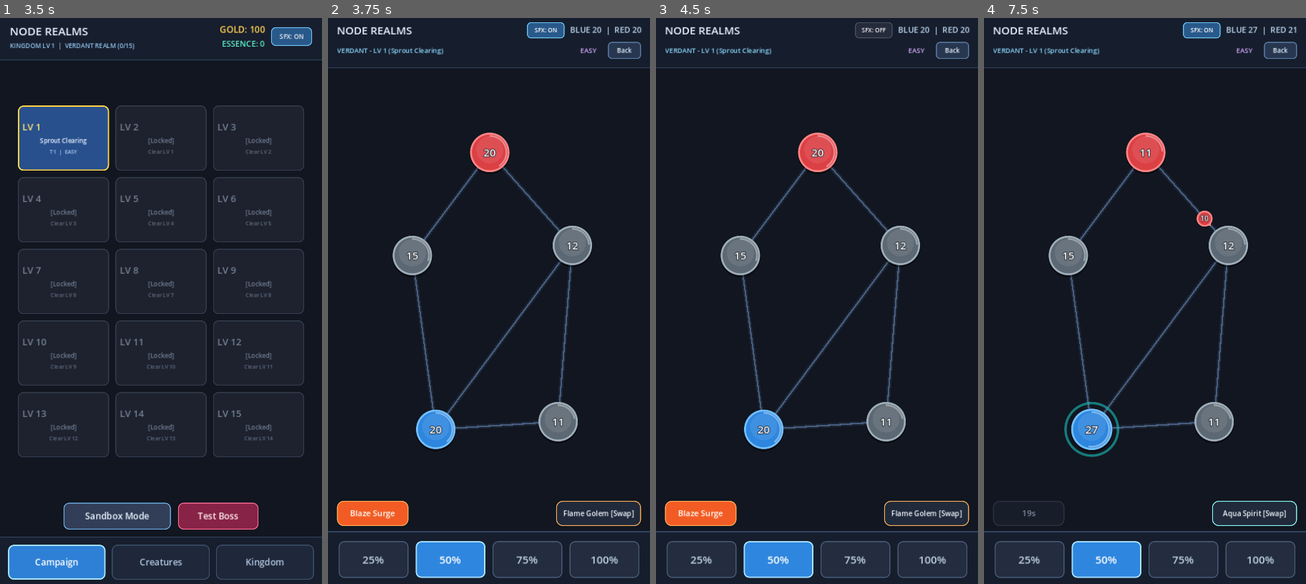
Above: before the commit, frames 1-4 (left to right).
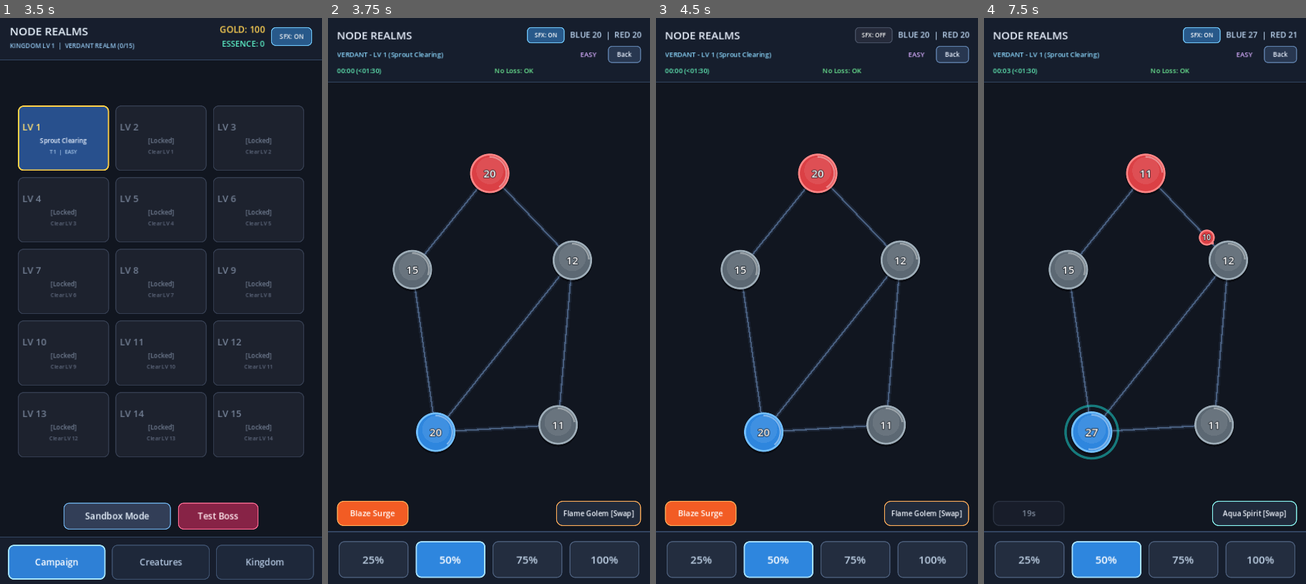
Above: after the commit, the same moments.

Repository: bohoa96tb/NodeRealms
Game: Godot game, scene res://scenes/MainHubScene.tscn
The game is run twice, just before and just after one commit, with the same random seed, the same clock (stepped at 60 frames per second) and the same inputs.
Inputs (mouse positions are in pixels of both pictures, inside the frame that each line leads up to):
- Up to frame 1 (3.5 s): click "Campaign" at 0.5 s; click "Campaign" at 1.25 s; click "SFX: ON" at 2 s; click "SFX: OFF" at 2.75 s
- Up to frame 2 (3.75 s): click (392, 136) at 3.5 s
- Up to frame 3 (4.5 s): click "SFX: ON" at 4.25 s
- Up to frame 4 (7.5 s): click "SFX: OFF" at 5 s; click "Blaze Surge" at 5.75 s; click "Flame Golem [Swap]" at 6.5 s; click "Tidal Mend" at 7.25 s

Frame 1 is identical in both runs. In frame 2, 6.0% of the frame differs, in the area x 0-100%, y 0-77%; in frame 3, 5.9%; in frame 4, 6.5%, in the area x 0-100%, y 0-79%.

Commit message:
Implement P3 Part 2 Task 1: In-Battle Readability HUD and Safe Top Padding

Diff:
--- a/scenes/BattleScene.tscn
+++ b/scenes/BattleScene.tscn
@@ -130,7 +130,7 @@
 layout_mode = 1
 anchors_preset = 10
 anchor_right = 1.0
-offset_bottom = 122.0
+offset_bottom = 154.0
 grow_horizontal = 2
 mouse_filter = 2
 theme_override_styles/panel = SubResource("StyleBoxFlat_topbar")
@@ -139,14 +139,14 @@
 layout_mode = 2
 mouse_filter = 2
 theme_override_constants/margin_left = 20
-theme_override_constants/margin_top = 10
+theme_override_constants/margin_top = 24
 theme_override_constants/margin_right = 20
-theme_override_constants/margin_bottom = 10
+theme_override_constants/margin_bottom = 8
 
 [node name="TopVBox" type="VBoxContainer" parent="HUD/HUDRoot/TopBar/TopMargin"]
 layout_mode = 2
 mouse_filter = 2
-theme_override_constants/separation = 8
+theme_override_constants/separation = 6
 alignment = 1
 
 [node name="TopHeaderRow" type="HBoxContainer" parent="HUD/HUDRoot/TopBar/TopMargin/TopVBox"]
@@ -223,13 +223,56 @@
 theme_override_font_sizes/font_size = 14
 text = "Back"
 
+[node name="StatusInfoRow" type="HBoxContainer" parent="HUD/HUDRoot/TopBar/TopMargin/TopVBox"]
+layout_mode = 2
+mouse_filter = 2
+theme_override_constants/separation = 12
+
+[node name="TimerLabel" type="Label" parent="HUD/HUDRoot/TopBar/TopMargin/TopVBox/StatusInfoRow"]
+layout_mode = 2
+theme_override_colors/font_color = Color(0.38, 0.94, 0.72, 1)
+theme_override_font_sizes/font_size = 15
+text = "00:00 (<01:30)"
+vertical_alignment = 1
+
+[node name="NoLossLabel" type="Label" parent="HUD/HUDRoot/TopBar/TopMargin/TopVBox/StatusInfoRow"]
+layout_mode = 2
+size_flags_horizontal = 3
+theme_override_colors/font_color = Color(0.42, 0.92, 0.58, 1)
+theme_override_font_sizes/font_size = 15
+text = "No Loss: OK"
+horizontal_alignment = 1
+vertical_alignment = 1
+
+[node name="BossGaugeBox" type="HBoxContainer" parent="HUD/HUDRoot/TopBar/TopMargin/TopVBox/StatusInfoRow"]
+visible = false
+layout_mode = 2
+mouse_filter = 2
+theme_override_constants/separation = 8
+alignment = 2
+
+[node name="BossGaugeLabel" type="Label" parent="HUD/HUDRoot/TopBar/TopMargin/TopVBox/StatusInfoRow/BossGaugeBox"]
+layout_mode = 2
+theme_override_colors/font_color = Color(1, 0.52, 0.62, 1)
+theme_override_font_sizes/font_size = 15
+text = "Surge: 12s"
+vertical_alignment = 1
+
+[node name="BossGaugeBar" type="ProgressBar" parent="HUD/HUDRoot/TopBar/TopMargin/TopVBox/StatusInfoRow/BossGaugeBox"]
+custom_minimum_size = Vector2(96, 16)
+layout_mode = 2
+size_flags_vertical = 4
+mouse_filter = 2
+max_value = 12.0
+show_percentage = false
+
 [node name="BossBannerLabel" type="Label" parent="HUD/HUDRoot"]
 visible = false
 layout_mode = 1
 anchors_preset = 10
 anchor_right = 1.0
-offset_top = 126.0
-offset_bottom = 158.0
+offset_top = 158.0
+offset_bottom = 190.0
 grow_horizontal = 2
 mouse_filter = 2
 theme_override_colors/font_color = Color(1, 0.36, 0.45, 1)
--- a/scripts/battle_manager.gd
+++ b/scripts/battle_manager.gd
@@ -2,7 +2,9 @@
 extends Node2D
 
 const CAMPAIGN_SCENE_PATH: String = "res://scenes/MainHubScene.tscn"
-const PLAY_AREA := Rect2(90.0, 185.0, 540.0, 835.0)
+const PLAY_AREA := Rect2(90.0, 240.0, 540.0, 780.0)
+const BASE_TOP_BAR_HEIGHT: float = 154.0
+const BASE_TOP_MARGIN: float = 24.0
 const TOUCH_SELECT_PADDING: float = 16.0
 const RATIO_OPTIONS := [0.25, 0.5, 0.75, 1.0]
 const EMULATED_DEVICE_ID: int = -1
@@ -33,6 +35,8 @@
 @onready var ai_controller: AIController = $AIController
 @onready var creature_manager: CreatureManager = $CreatureManager
 
+@onready var top_bar: PanelContainer = $HUD/HUDRoot/TopBar
+@onready var top_margin: MarginContainer = $HUD/HUDRoot/TopBar/TopMargin
 @onready var sfx_btn: Button = $HUD/HUDRoot/TopBar/TopMargin/TopVBox/TopHeaderRow/SfxBtn
 @onready var stats_label: Label = $HUD/HUDRoot/TopBar/TopMargin/TopVBox/TopHeaderRow/StatsLabel
 @onready var seed_label: Label = $HUD/HUDRoot/TopBar/TopMargin/TopVBox/MapControlsRow/SeedLabel
@@ -40,6 +44,11 @@
 @onready var next_map_btn: Button = $HUD/HUDRoot/TopBar/TopMargin/TopVBox/MapControlsRow/NextMapBtn
 @onready var tier_btn: Button = $HUD/HUDRoot/TopBar/TopMargin/TopVBox/MapControlsRow/TierBtn
 @onready var back_btn: Button = $HUD/HUDRoot/TopBar/TopMargin/TopVBox/MapControlsRow/BackBtn
+@onready var timer_label: Label = $HUD/HUDRoot/TopBar/TopMargin/TopVBox/StatusInfoRow/TimerLabel
+@onready var no_loss_label: Label = $HUD/HUDRoot/TopBar/TopMargin/TopVBox/StatusInfoRow/NoLossLabel
+@onready var boss_gauge_box: HBoxContainer = $HUD/HUDRoot/TopBar/TopMargin/TopVBox/StatusInfoRow/BossGaugeBox
+@onready var boss_gauge_label: Label = $HUD/HUDRoot/TopBar/TopMargin/TopVBox/StatusInfoRow/BossGaugeBox/BossGaugeLabel
+@onready var boss_gauge_bar: ProgressBar = $HUD/HUDRoot/TopBar/TopMargin/TopVBox/StatusInfoRow/BossGaugeBox/BossGaugeBar
 @onready var boss_banner_label: Label = $HUD/HUDRoot/BossBannerLabel
 
 @onready var skill_btn: Button = $HUD/HUDRoot/SkillBar/SkillBtn
@@ -97,11 +106,13 @@
 var _style_skill_active: StyleBoxFlat
 var _style_skill_cooldown: StyleBoxFlat
 var _style_switch_btn: StyleBoxFlat
+var _style_boss_bar_fill: StyleBoxFlat
 
 
 func _ready() -> void:
 	randomize()
 	ratio_buttons.assign([btn_25, btn_50, btn_75, btn_100])
+	_apply_safe_area_top_padding()
 	_setup_hud_styles()
 	_connect_hud_signals()
 	_connect_creature_signals()
@@ -146,11 +157,12 @@
 		_skill_blink_time += delta * 8.0
 		_update_active_skill_blink()
 
-	if _game_ended:
+	if _game_ended or get_tree().paused:
 		return
 
 	_match_elapsed_time += delta
 	_process_boss_skill(delta)
+	_update_battle_readability_hud()
 
 	# Cancel drag cleanly if source node is lost or captured mid-drag
 	if _drag_source_node != null:
@@ -319,6 +331,7 @@
 
 	_update_map_hud_labels()
 	_update_stats_label()
+	_update_battle_readability_hud()
 	_refresh_creature_hud()
 
 
@@ -678,6 +691,7 @@
 	if old_faction == BaseNode.Faction.PLAYER and new_faction != BaseNode.Faction.PLAYER:
 		_player_lost_base = true
 		AudioManager.play_lost()
+		_update_battle_readability_hud()
 	elif new_faction == BaseNode.Faction.PLAYER:
 		AudioManager.play_capture()
 
@@ -738,7 +752,11 @@
 		boss_banner_label.visible = false
 	if creature_manager:
 		creature_manager.set_paused(true)
+	_update_battle_readability_hud()
 	_refresh_creature_hud()
+
+	var time_secs: int = floori(_match_elapsed_time)
+	var time_str: String = "%02d:%02d" % [time_secs / 60, time_secs % 60]
 
 	if victory:
 		AudioManager.play_victory()
@@ -765,12 +783,12 @@
 
 			SaveManager.record_campaign_victory(level_id, total_gold, total_essence)
 
-			result_subtitle.text = "LV %d: %s Cleared! (%ds)" % [level_id, level_name, int(_match_elapsed_time)]
+			result_subtitle.text = "LV %d: %s Cleared! (%s)" % [level_id, level_name, time_str]
 			reward_details_label.text = (
 				"Base Clear: +%d Gold\n"
 				+ "%s Capture All Nodes: +%d Gold\n"
 				+ "%s No Base Lost: +%d Gold\n"
-				+ "%s Fast Clear (<90s): +%d Gold\n"
+				+ "%s Fast Clear (<01:30): +%d Gold\n"
 				+ "Total Earned: +%d Gold  |  +%d Essence (+%d Habitat)"
 			) % [
 				base_gold,
@@ -783,14 +801,14 @@
 			next_level_btn.visible = level_id < CampaignData.TOTAL_LEVELS
 			restart_button.text = "Replay"
 		elif _is_boss_test_mode:
-			result_subtitle.text = "Verdant Overlord Defeated! (%ds)" % int(_match_elapsed_time)
+			result_subtitle.text = "Verdant Overlord Defeated! (%s)" % time_str
 			reward_details_label.text = "Boss Practice Cleared!\n(Unlock LV 15 in Campaign to claim +300 Gold & +60 Essence)"
 			reward_details_label.visible = true
 			next_level_btn.visible = false
 			restart_button.text = "Replay"
 		else:
 			SaveManager.record_sandbox_victory()
-			result_subtitle.text = "All enemy realms conquered! (%ds)" % int(_match_elapsed_time)
+			result_subtitle.text = "All enemy realms conquered! (%s)" % time_str
 			reward_details_label.text = "Sandbox Seed #%d (Tier %d) Cleared!" % [current_seed, current_tier]
 			reward_details_label.visible = true
 			next_level_btn.visible = false
@@ -801,7 +819,7 @@
 		result_title.text = "DEFEAT"
 		result_title.add_theme_color_override("font_color", Color(1.0, 0.42, 0.42, 1.0))
 		result_subtitle.text = "Your realms have fallen!"
-		reward_details_label.text = "Match Time: %ds\nTip: Use your Creature Skill to push the front!" % int(_match_elapsed_time)
+		reward_details_label.text = "Match Time: %s\nTip: Use your Creature Skill to push the front!" % time_str
 		reward_details_label.visible = true
 		next_level_btn.visible = false
 		restart_button.text = "Retry"
@@ -872,6 +890,77 @@
 	stats_label.text = "BLUE %d  |  RED %d" % [player_troops, enemy_troops]
 
 
+func _apply_safe_area_top_padding() -> void:
+	var extra_top: float = 0.0
+	var screen_size: Vector2i = DisplayServer.screen_get_size()
+	if screen_size.y > 0:
+		var safe_area: Rect2i = DisplayServer.get_display_safe_area()
+		if safe_area.position.y > 0:
+			var canvas_top_inset: float = (float(safe_area.position.y) / float(screen_size.y)) * 1280.0
+			extra_top = clampf(canvas_top_inset - BASE_TOP_MARGIN, 0.0, 36.0)
+
+	var final_top_margin: int = roundi(BASE_TOP_MARGIN + extra_top)
+	var final_bar_height: float = BASE_TOP_BAR_HEIGHT + extra_top
+
+	if top_margin:
+		top_margin.add_theme_constant_override("margin_top", final_top_margin)
+	if top_bar:
+		top_bar.offset_bottom = final_bar_height
+	if boss_banner_label:
+		boss_banner_label.offset_top = final_bar_height + 4.0
+		boss_banner_label.offset_bottom = final_bar_height + 36.0
+
+
+func _update_battle_readability_hud() -> void:
+	if timer_label:
+		var total_secs: int = floori(_match_elapsed_time)
+		var mins: int = total_secs / 60
+		var secs: int = total_secs % 60
+		if _match_elapsed_time < FAST_CLEAR_LIMIT_SEC:
+			timer_label.text = "%02d:%02d (<01:30)" % [mins, secs]
+			timer_label.add_theme_color_override("font_color", Color(0.38, 0.94, 0.72, 1.0))
+		else:
+			timer_label.text = "%02d:%02d" % [mins, secs]
+			timer_label.add_theme_color_override("font_color", Color(0.68, 0.74, 0.82, 1.0))
+
+	if no_loss_label:
+		if not _player_lost_base:
+			no_loss_label.text = "No Loss: OK"
+			no_loss_label.add_theme_color_override("font_color", Color(0.42, 0.92, 0.58, 1.0))
+		else:
+			no_loss_label.text = "No Loss: LOST"
+			no_loss_label.add_theme_color_override("font_color", Color(0.74, 0.48, 0.52, 1.0))
+
+	if boss_gauge_box:
+		var boss_alive: bool = (
+			_boss_node != null
+			and is_instance_valid(_boss_node)
+			and _boss_node.is_boss_node
+			and _boss_node.faction == BaseNode.Faction.ENEMY
+		)
+		boss_gauge_box.visible = boss_alive
+		if boss_alive:
+			if _boss_charging:
+				if boss_gauge_bar:
+					boss_gauge_bar.max_value = BOSS_CHARGE_DURATION
+					boss_gauge_bar.value = clampf(BOSS_CHARGE_DURATION - _boss_charge_timer, 0.0, BOSS_CHARGE_DURATION)
+				if boss_gauge_label:
+					boss_gauge_label.text = "SURGE! %ds" % maxi(1, ceili(_boss_charge_timer))
+					boss_gauge_label.add_theme_color_override("font_color", Color(1.0, 0.35, 0.38, 1.0))
+				if _style_boss_bar_fill:
+					_style_boss_bar_fill.bg_color = Color(1.0, 0.25, 0.32, 1.0)
+			else:
+				if boss_gauge_bar:
+					boss_gauge_bar.max_value = BOSS_SKILL_INTERVAL
+					boss_gauge_bar.value = clampf(_boss_skill_timer, 0.0, BOSS_SKILL_INTERVAL)
+				if boss_gauge_label:
+					var rem_sec: int = maxi(1, ceili(BOSS_SKILL_INTERVAL - _boss_skill_timer))
+					boss_gauge_label.text = "Surge: %ds" % rem_sec
+					boss_gauge_label.add_theme_color_override("font_color", Color(1.0, 0.56, 0.70, 1.0))
+				if _style_boss_bar_fill:
+					_style_boss_bar_fill.bg_color = Color(0.84, 0.22, 0.52, 1.0)
+
+
 func _setup_hud_styles() -> void:
 	_style_btn_normal = StyleBoxFlat.new()
 	_style_btn_normal.bg_color = Color(0.14, 0.18, 0.25, 0.95)
@@ -933,6 +1022,20 @@
 	_style_switch_btn.set_corner_radius_all(14)
 	_style_switch_btn.content_margin_left = 12.0
 	_style_switch_btn.content_margin_right = 12.0
+
+	var style_boss_bar_bg := StyleBoxFlat.new()
+	style_boss_bar_bg.bg_color = Color(0.14, 0.10, 0.18, 0.95)
+	style_boss_bar_bg.border_color = Color(0.45, 0.26, 0.42, 0.9)
+	style_boss_bar_bg.set_border_width_all(1)
+	style_boss_bar_bg.set_corner_radius_all(6)
+
+	_style_boss_bar_fill = StyleBoxFlat.new()
+	_style_boss_bar_fill.bg_color = Color(0.84, 0.22, 0.52, 1.0)
+	_style_boss_bar_fill.set_corner_radius_all(5)
+
+	if boss_gauge_bar:
+		boss_gauge_bar.add_theme_stylebox_override("background", style_boss_bar_bg)
+		boss_gauge_bar.add_theme_stylebox_override("fill", _style_boss_bar_fill)
 
 
 func _connect_hud_signals() -> void:
Not shown, changed: STATUS.md
